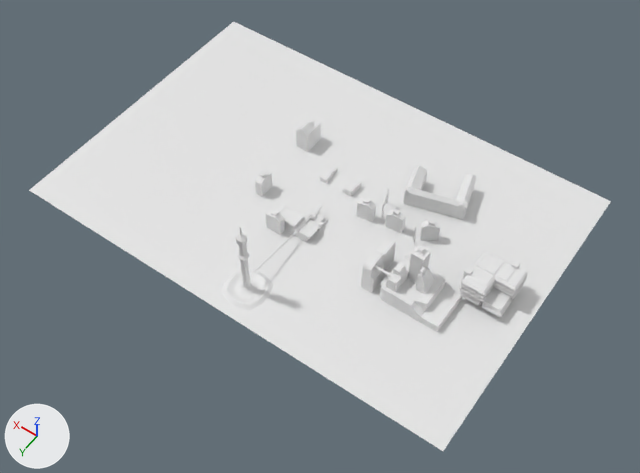
The Blender file Assets/Models/Map/mapa2.blend as it was, and as the next commit left it.
Both versions are drawn from a camera (50 mm lens) standing at (-634.0, 1006.0, 1451.0) and looking at (26.0, 82.0, 0.0). The lights are fixed; the arrows at lower left show +X, +Y and +Z.
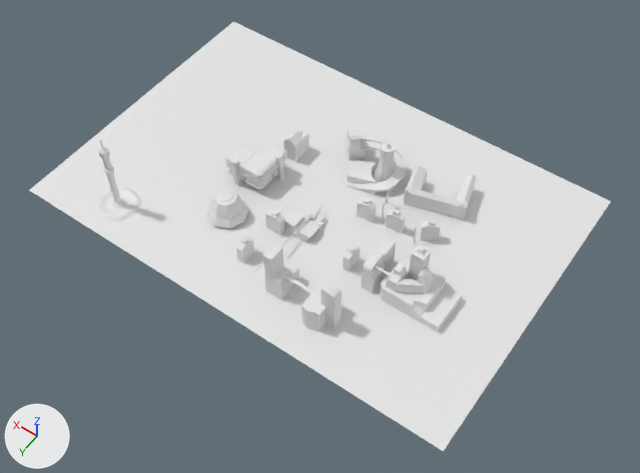
ob_cylinder_004 is not drawn itself; it is used by a modifier of ob_cube_001.

What differs and where, as boxes (x1, y1, x2, y2) in the pictures (640 x 473 px):
'Cube.011', moved, turned: before (459, 252, 528, 318); after (225, 141, 287, 191)
'Cube.005', moved: before (221, 227, 273, 310); after (94, 140, 143, 223)
'Cube', reshaped, moved, turned, rescaled: before (328, 165, 337, 173); after (347, 138, 406, 195)
'Cube.030', added: after (302, 281, 342, 331)
'Cube.032', added: after (263, 243, 300, 300)
'Cylinder.002', added: after (207, 187, 249, 229)
'Cube.009', moved: before (296, 118, 321, 152); after (284, 127, 309, 162)
'Cube.003', moved: before (255, 170, 272, 197); after (236, 235, 255, 263)
'Cube.001', reshaped, moved, turned, rescaled: before (320, 167, 334, 184); after (345, 131, 366, 161)
'Cylinder.003', added: after (373, 141, 395, 183)
'Cube.031', added: after (343, 244, 360, 272)
'Cube.029', added: after (395, 279, 423, 293)
'Cube.002', deleted: before (342, 179, 361, 197)
'Cube.033', added: after (284, 276, 313, 294)

Diff of the bpy script that builds the scene:
```diff
--- a/Assets/Models/Map/mapa2.blend.py
+++ b/Assets/Models/Map/mapa2.blend.py
@@ me_cube @@
 # used by ob_cube; location = (111.0, -85.0, -4.0); rotation_euler = (0.0, 0.0, 1.571), in degrees (0, 0, 90); scale = (7.5, 7.5, 2.25)
-me_cube.from_pydata(...)  # 14 vertices, 9 faces; spans x -1.0..1.0, y -1.0..1.0, z -1.0..3.79
-me_cube.materials.append(mat_material)  # white #e7e7e7
+me_cube.from_pydata(...)  # 346 vertices, 344 faces; spans x -2.86..1.02, y -2.22..1.66, z -6.91..24.88
+# me_cube part 1: 13 vertices removed from x -1.0..1.0, y -1.0..1.0, z -1.0..3.79; 345 vertices added at x -2.86..1.02, y -2.22..1.66, z -6.91..24.88
@@ me_cube_001 @@
 # used by ob_cube_001; location = (113.0, -68.0, 4.0); rotation_euler = (0.0, 0.0, 1.571), in degrees (0, 0, 90); scale = (9.88, 9.88, 9.88)
-me_cube_001.from_pydata(...)  # 16 vertices, 11 faces; spans x -1.0..2.1, y -1.01..1.36, z -1.0..0.53
+me_cube_001.from_pydata(...)  # 60 vertices, 47 faces; spans x -1.82..1.27, y -2.54..1.31, z -1.0..4.41
+# me_cube_001 part 2: 15 vertices removed from x -1.0..2.1, y -1.01..1.36, z -1.0..0.53; 59 vertices added at x -1.82..1.27, y -2.54..1.31, z -1.0..4.41
@@ me_cube_012 @@
+me_cube_012.from_pydata([(-0.63, -1.11, -0.74), (-0.77, -1.25, 1.0), (-1.9, 0.16, -0.74), (-2.05, 0.02, 1.0), (0.74, -1.51, -0.74), (0.74, -1.51, 1.0), (1.68, -0.57, -0.74), (1.68, -0.57, 1.34)], [], [(0, 1, 3, 2), (2, 3, 7, 6), (6, 7, 5, 4), (4, 5, 1, 0), (2, 6, 4, 0), (7, 3, 1, 5)])
@@ ob_cube @@
 ob_cube = bpy.data.objects.new('Cube', me_cube)
-ob_cube.location = (111.0, -85.0, -4.0)
-ob_cube.rotation_euler = (0.0, 0.0, 1.571)  # degrees (0, 0, 90)
-ob_cube.scale = (7.5, 7.5, 2.25)
+ob_cube.location = (48.0, -107.0, 0.0)
+ob_cube.rotation_euler = (0.0, 0.0, 0.626)  # degrees (0, 0, 36)
+ob_cube.scale = (32.5, 32.5, 1.83)
@@ ob_cube_001 @@
 ob_cube_001 = bpy.data.objects.new('Cube.001', me_cube_001)
-ob_cube_001.location = (113.0, -68.0, 4.0)
-ob_cube_001.rotation_euler = (0.0, 0.0, 1.571)  # degrees (0, 0, 90)
-ob_cube_001.scale = (9.88, 9.88, 9.88)
+ob_cube_001.location = (99.0, -146.0, 10.0)
+ob_cube_001.rotation_euler = (0.0, 0.0, 0.599)  # degrees (0, 0, 34)
+ob_cube_001.scale = (14.9, 14.9, 14.9)
@@ ob_cube_002 @@
-ob_cube_002 = bpy.data.objects.new('Cube.002', me_cube_002)
@@ ob_cube_005 @@
 ob_cube_005 = bpy.data.objects.new('Cube.005', me_cube_003)
-ob_cube_005.location = (69.0, 271.0, 2.0)
+ob_cube_005.location = (430.0, 258.0, 2.0)
 ob_cube_005.scale = (4.34, 4.34, 4.34)
@@ ob_cube_003 @@
 ob_cube_003 = bpy.data.objects.new('Cube.003', me_cube_008)
-ob_cube_003.location = (200.0, 57.0, 3.0)
+ob_cube_003.location = (122.0, 218.0, 3.0)
 ob_cube_003.rotation_euler = (0.0, 0.0, 1.566)  # degrees (0, 0, 90)
@@ ob_cube_009 @@
 ob_cube_009 = bpy.data.objects.new('Cube.009', me_cube_010)
-ob_cube_009.location = (191.0, -125.0, 21.0)
+ob_cube_009.location = (195.0, -85.0, 21.0)
 ob_cube_009.scale = (2.03, 2.03, 2.03)
@@ ob_cube_011 @@
 ob_cube_011 = bpy.data.objects.new('Cube.011', me_cube_006)
-ob_cube_011.location = (-331.0, 5.0, 9.0)
+ob_cube_011.location = (240.0, 18.0, 9.0)
+ob_cube_011.rotation_euler = (0.0, 0.0, 3.142)  # degrees (0, 0, 180)
 ob_cube_011.scale = (1.5, 1.5, 1.5)
@@ ob_cylinder_004 @@
+ob_cylinder_004 = bpy.data.objects.new('Cylinder.004', me_cylinder_004)  # 18 vertices, 11 faces; spans x -1.0..1.0, y 0.0..1.0, z -1.0..1.0
+ob_cylinder_004.location = (98.47, -145.3, 40.47)
+ob_cylinder_004.rotation_euler = (1.571, 0.0, 2.177)  # degrees (90, 0, 125)
+ob_cylinder_004.scale = (12.3, 15.3, 21.4)
@@ ob_cube_033 @@
+ob_cube_033 = bpy.data.objects.new('Cube.033', me_cube_032)  # 68 vertices, 66 faces; spans x -10.0..7.4, y -1.0..1.0, z -3.8..1.0
+ob_cube_033.location = (-39.0, 236.0, 52.0)
+ob_cube_033.scale = (-3.75, -3.75, -1.74)
@@ ob_cube_032 @@
+ob_cube_032 = bpy.data.objects.new('Cube.032', me_cube_031)  # 28 vertices, 26 faces; spans x -1.0..1.0, y -2.4..1.0, z -1.0..35.0
+ob_cube_032.location = (16.0, 235.0, -2.0)
+ob_cube_032.scale = (18.3, 18.3, 3.31)
@@ ob_cube_031 @@
+ob_cube_031 = bpy.data.objects.new('Cube.031', me_cube_013.copy())  # the mesh of ob_cube_013
+ob_cube_031.location = (-65.0, 101.0, 22.0)
+ob_cube_031.rotation_euler = (0.0, 0.0, 1.571)  # degrees (0, 0, 90)
+ob_cube_031.scale = (7.84, 7.84, 7.84)
@@ ob_cube_030 @@
+ob_cube_030 = bpy.data.objects.new('Cube.030', me_cube_018)  # 194 vertices, 170 faces; spans x -1.17..1.0, y -2.81..2.77, z -1.0..4.34
+ob_cube_030.location = (-95.0, 236.0, 16.0)
+ob_cube_030.rotation_euler = (0.0, 0.0, 4.712)  # degrees (0, 0, 270)
+ob_cube_030.scale = (33.5, 10.7, 20.3)
@@ ob_cylinder_003 @@
+ob_cylinder_003 = bpy.data.objects.new('Cylinder.003', me_cylinder_003)  # 80 vertices, 74 faces; spans x -1.0..1.0, y -1.0..1.0, z -1.0..1.18
+ob_cylinder_003.location = (5.0, -134.0, 45.0)
+ob_cylinder_003.scale = (28.8, 28.8, 50.9)
@@ ob_cylinder_002 @@
+ob_cylinder_002 = bpy.data.objects.new('Cylinder.002', me_cylinder_002)  # 104 vertices, 98 faces; spans x -1.0..1.0, y -1.0..1.0, z -0.9..1.21
+ob_cylinder_002.location = (221.0, 144.0, 26.0)
+ob_cylinder_002.scale = (45.0, 45.0, 26.0)
@@ ob_cube_029 @@
+ob_cube_029 = bpy.data.objects.new('Cube.029', me_cube_012)
+ob_cube_029.location = (-210.0, 120.0, 43.0)
+ob_cube_029.rotation_euler = (0.0, 0.0, 0.785)  # degrees (0, 0, 45)
+ob_cube_029.scale = (14.0, 14.0, 14.0)
```
